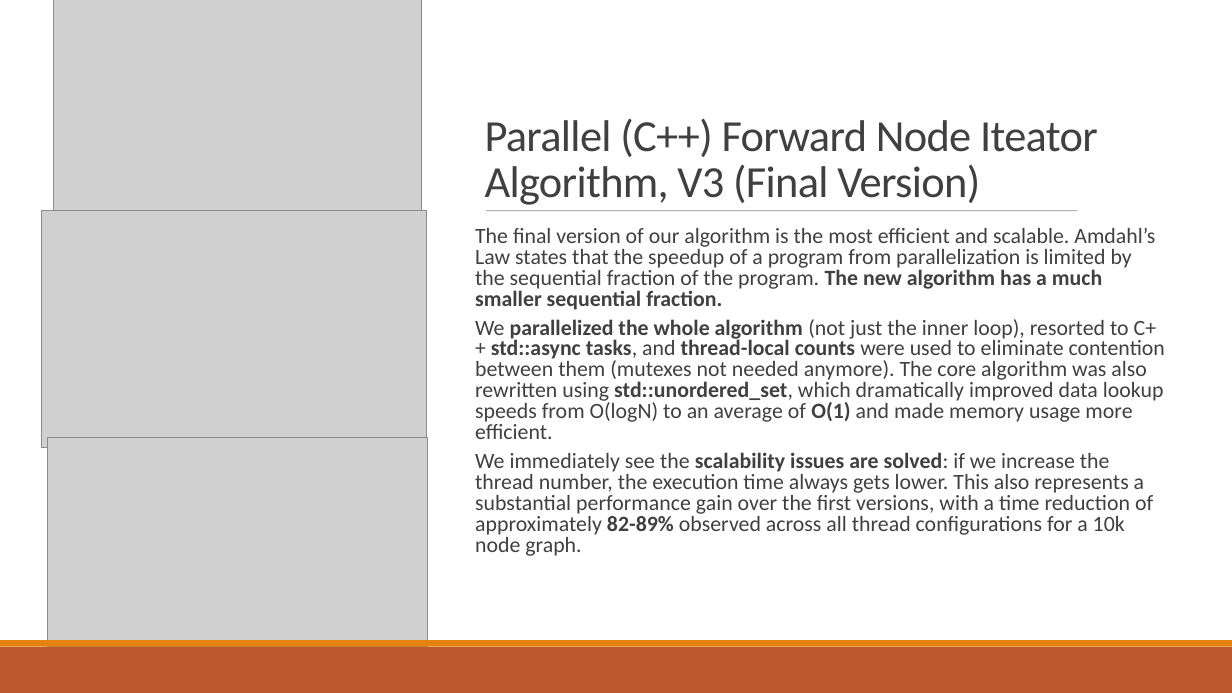
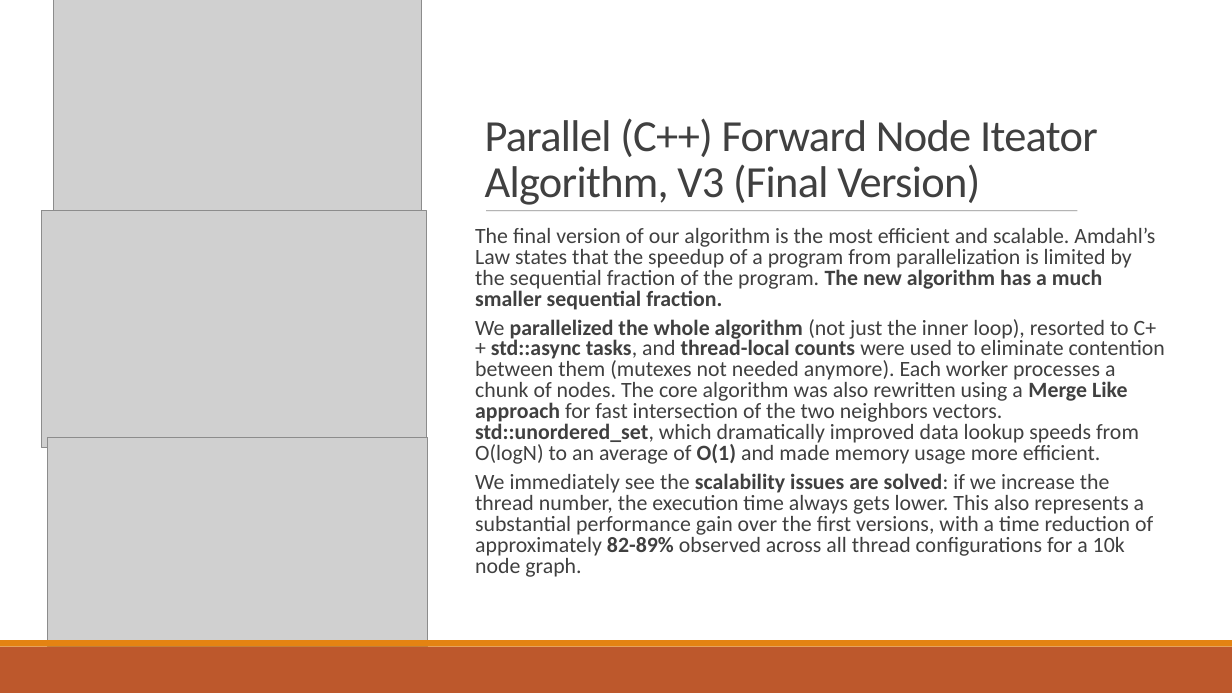
Before and after one commit to RiccardoRevalor/ParallelTriangleCounting, a slide deck: slide 6 of presentation.pptx. Drawn at 1232x693 pixels with LibreOffice and Linux fonts; fonts in the diff are those of the drawing; grey boxes stand for pictures. Boxes give left, top, right and bottom in pixels: in the first picture for what was removed or moved away, otherwise in the second. Text is boxed around its words. In the diff, an @@ line names an element or a change of style, - is before the commit and + after.

Commit message:
feat: added details in slides for parallel node v3

```diff
--- a/presentation.pptx
+++ b/presentation.pptx
@@ text at (x1=475, y1=319, x2=1165, y2=464): text changed @@
-We parallelized the whole algorithm (not just the inner loop), resorted to C++ std::async tasks, and thread-local counts were used to eliminate contention between them (mutexes not needed anymore). The core algorithm was also rewritten using std::unordered_set, which dramatically improved data lookup speeds from O(logN) to an average of O(1) and made memory usage more efficient.
+We parallelized the whole algorithm (not just the inner loop), resorted to C++ std::async tasks, and thread-local counts were used to eliminate contention between them (mutexes not needed anymore). Each worker processes a chunk of nodes. The core algorithm was also rewritten using a Merge Like approach for fast intersection of the two neighbors vectors. std::unordered_set, which dramatically improved data lookup speeds from O(logN) to an average of O(1) and made memory usage more efficient.
```
